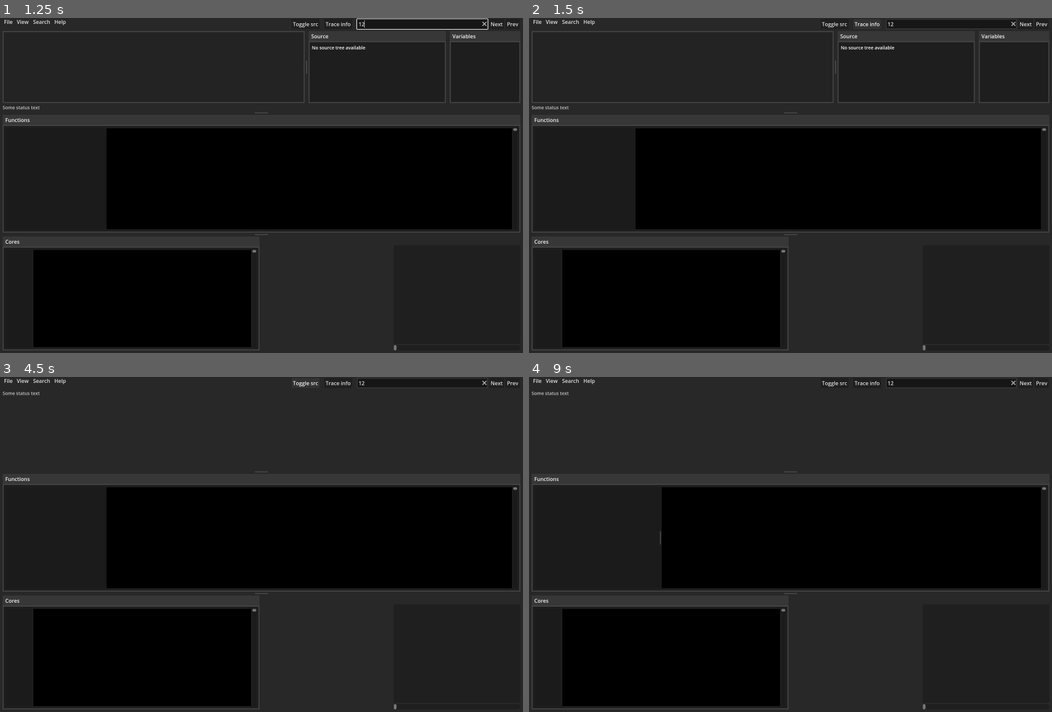
Above: before the commit, frames 1-4 (two rows, left to right).
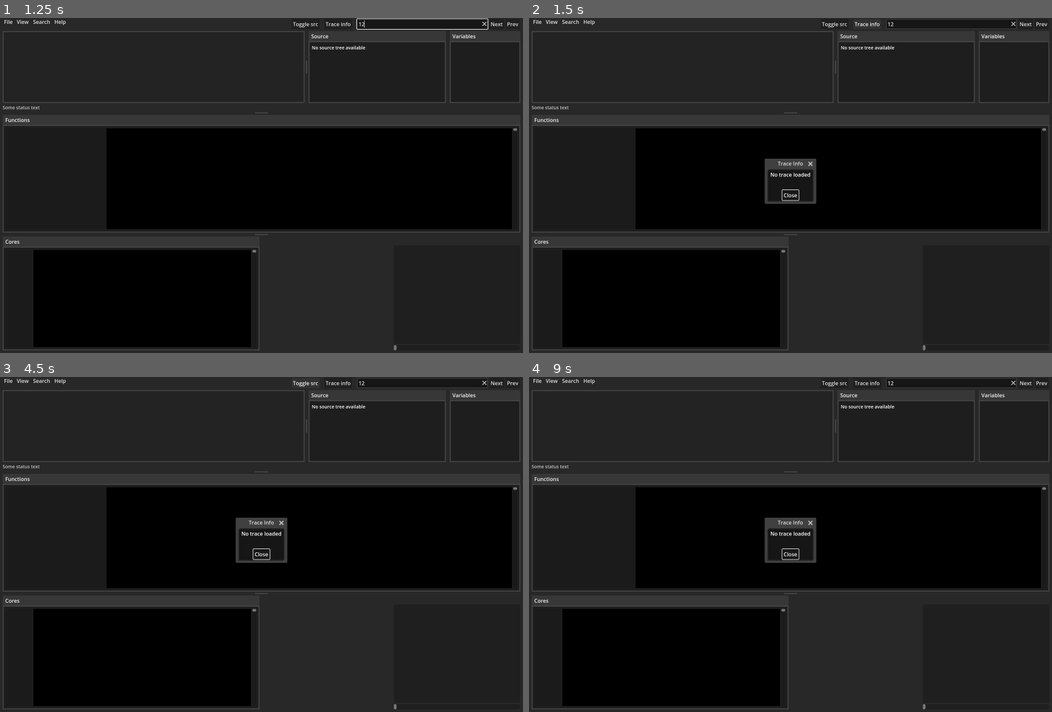
Above: after the commit, the same moments.

Repository: PatrikAAberg/dmce-gui
Game: Godot game, scene res://TraceGUI.tscn
The game is run twice, just before and just after one commit, with the same random seed, the same clock (stepped at 60 frames per second) and the same inputs.
Inputs (mouse positions are in pixels of both pictures, inside the frame that each line leads up to):
- Up to frame 1 (1.25 s): click (423, 24) at 0.52 s; type "12" at 0.6 s
- Up to frame 2 (1.5 s): click "Trace info" at 1.25 s
- Up to frame 3 (4.5 s): click "Next" at 2 s; click "Next" at 2.75 s; click "Prev" at 3.5 s; click "Toggle src" at 4.25 s
- Up to frame 4 (9 s): tap Enter at 5, 6.5, 8 s; drag from (853, 651) to (842, 470) at 5.02 s; tap Space at 5.75, 7.25, 8.27, 8.75 s; drag from (685, 561) to (764, 611) at 5.77 s; move the mouse to (842, 470) at 6.52 s; hold Up 6.53-7.25 s; tap G at 6.6 s; drag from (764, 611) to (633, 494) at 7.27 s; move the mouse to (947, 594) at 8.02 s; hold Down 8.03-8.75 s; tap Z at 8.1 s; drag from (633, 494) to (712, 460) at 8.77 s

Frame 1 is identical in both runs. In frame 2, 0.7% of the frame differs, in the area x 45-55%, y 41-56%; in frame 3, 1.5%; in frame 4, 3.0%, in the area x 0-100%, y 3-64%.
Error before the commit: Invalid access of index '0' on a base object of type: 'Array'. (res://TraceGUI.gd:602)

Commit message:
trace: Handle empty trace info

Diff:
--- a/dmcetraceGUI/TraceGUI.gd
+++ b/dmcetraceGUI/TraceGUI.gd
@@ -598,9 +598,14 @@
 		HSplitCTop.visible = false
 
 func _trace_info_button_pressed():
-	TraceInfoButton.release_focus()
-	CurrentTraceInfoLabel.text = str("\n".join(Trace[TActive].TraceInfo))
-	ShowCurrentTraceInfoDialog.popup_centered()
+	if len(Trace) > 0:
+		TraceInfoButton.release_focus()
+		CurrentTraceInfoLabel.text = str("\n".join(Trace[TActive].TraceInfo))
+		ShowCurrentTraceInfoDialog.popup_centered()
+	else:
+		TraceInfoButton.release_focus()
+		CurrentTraceInfoLabel.text = " No trace loaded "
+		ShowCurrentTraceInfoDialog.popup_centered()
 
 func _find_next(searchstr):
 	if Trace[TActive].index < Trace[TActive].INDEX_MAX:
